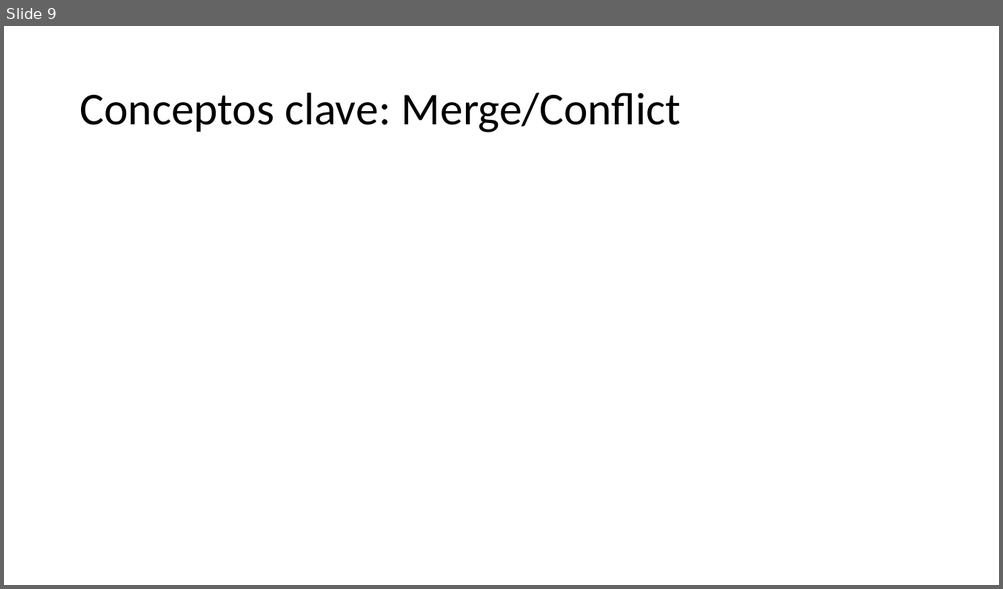
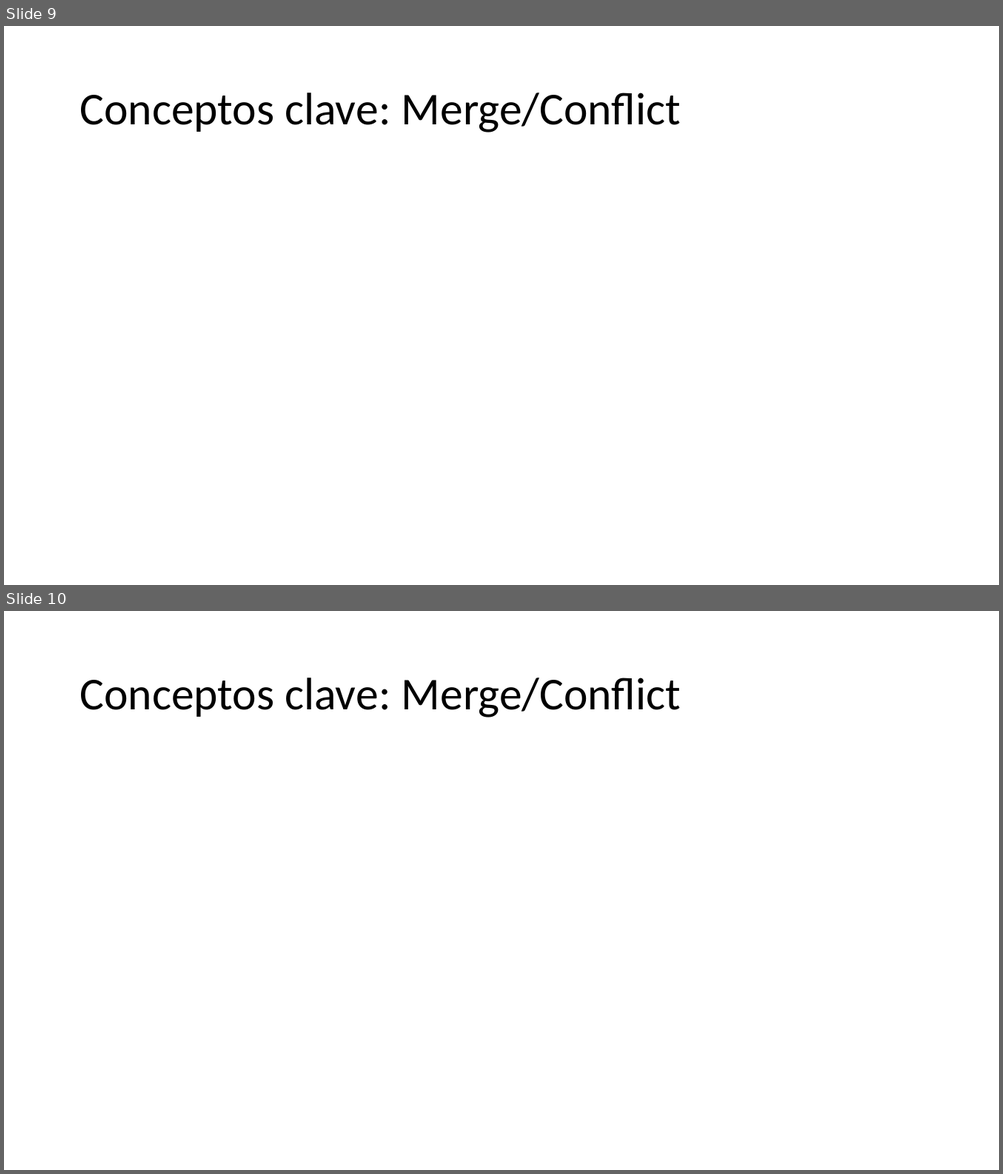
Before and after one commit to Shisah/GitGud2, a slide deck: Presentation/Git Gud 2.pptx. Shown one above the other, each under a label of ours: slide 9 before the commit, slides 9 and 10 after it. The pictures are 1003x589 and 1003x1174 pixels, drawn with LibreOffice and Linux fonts; fonts in the diff are those of the drawing. Boxes give left, top, right and bottom in pixels: in the first picture for what was removed or moved away, otherwise in the second. Text is boxed around its words. In the diff, an @@ line names an element or a change of style, - is before the commit and + after.

```diff
--- a/Presentation/Git Gud 2.pptx
+++ b/Presentation/Git Gud 2.pptx
@@ slide 10 added at [4, 611, 999, 1170], background #FFFFFF @@
@@ title added at [79, 678, 680, 718], 44 pt, text #000000 @@
+Conceptos clave: Merge/Conflict
```
Also in this commit, not shown: 1 slide changed, 8 other slides added.
